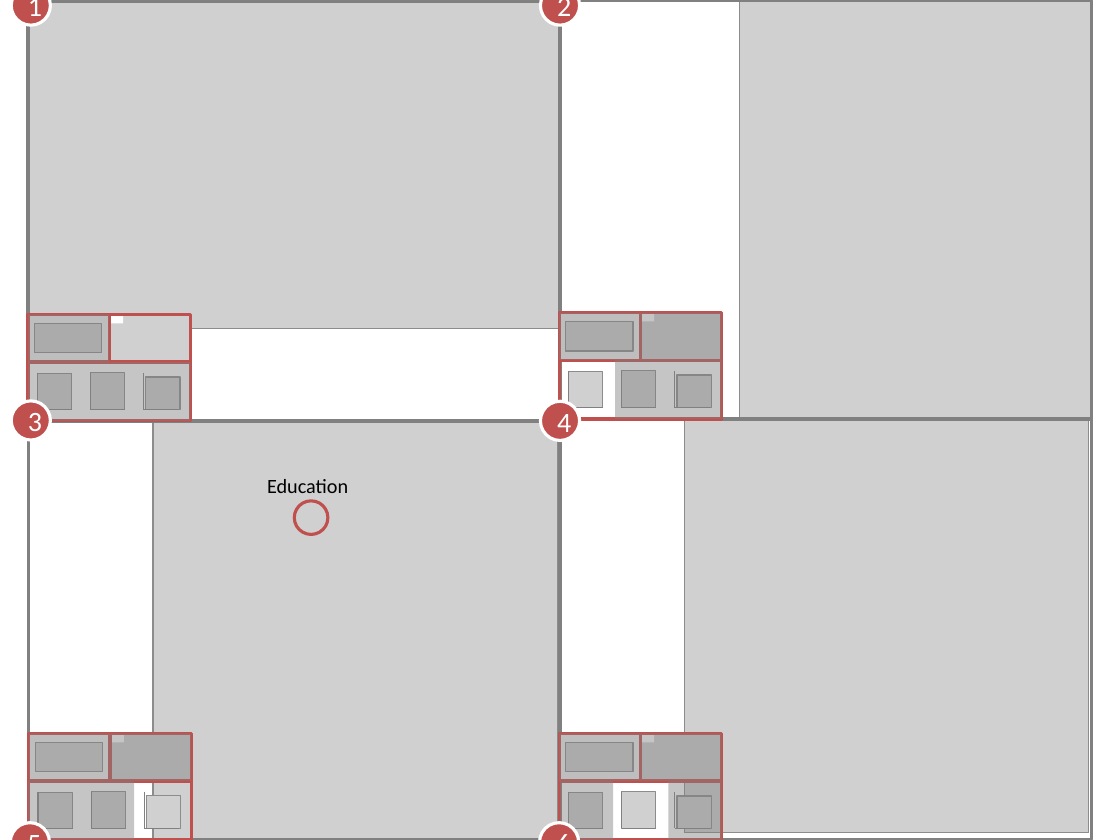
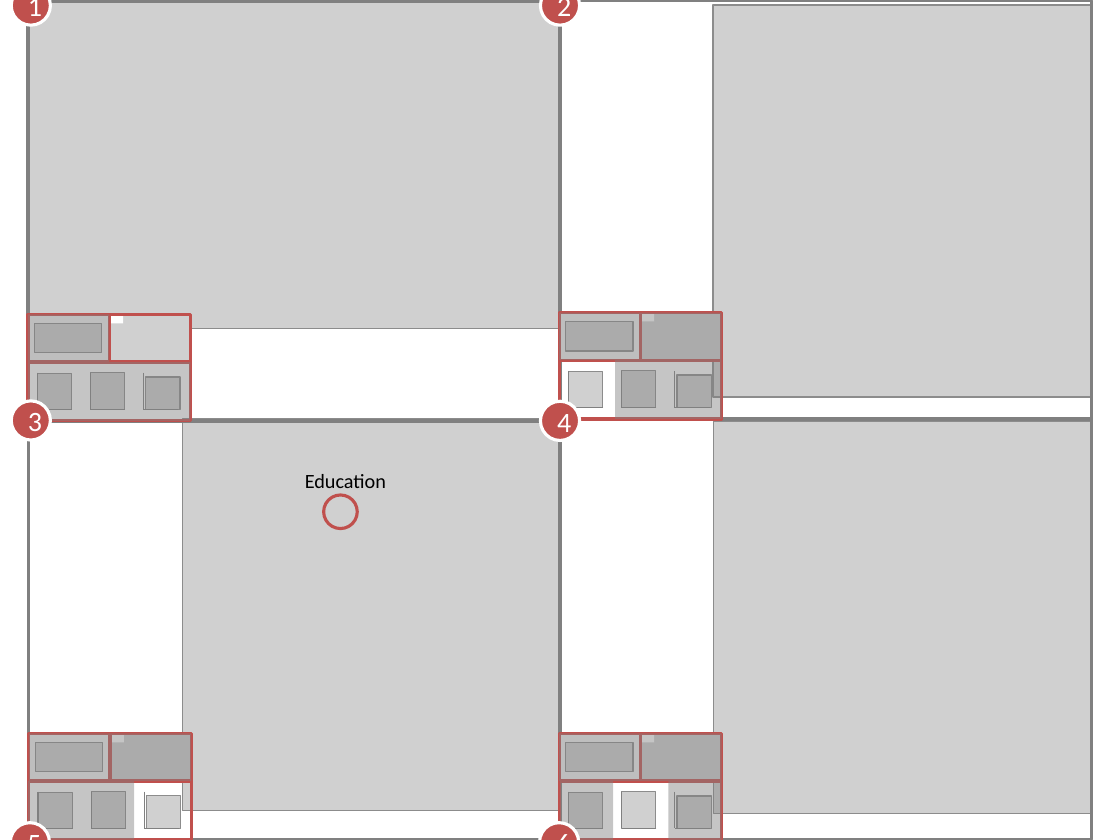
Before and after one commit to gammarama/DataExpo2013, a slide deck: slide 4 of paper/images/images.pptx. Drawn at 1120x840 pixels with LibreOffice and Linux fonts; fonts in the diff are those of the drawing; grey boxes stand for pictures; background and template pictures are left out. Boxes give left, top, right and bottom in pixels: in the first picture for what was removed or moved away, otherwise in the second. Text is boxed around its words. In the diff, an @@ line names an element or a change of style, - is before the commit and + after.

```diff
--- a/paper/images/images.pptx
+++ b/paper/images/images.pptx
@@ picture: place and size @@
-picture at (739, 0, 1091, 419)
+picture at (713, 6, 1092, 398)
@@ picture: place and size @@
-picture at (153, 421, 558, 840)
+picture at (183, 419, 561, 811)
@@ picture: place and size @@
-picture at (684, 419, 1089, 832)
+picture at (713, 422, 1092, 814)
@@ text "Education": place and size @@
-text "Education" at (267, 479, 348, 500)
+text "Education" at (305, 474, 386, 494)
@@ ellipse: place and size @@
-ellipse at (295, 501, 328, 534)
+ellipse at (324, 495, 357, 529)
```
Also in this commit, not shown: 2 other files.
